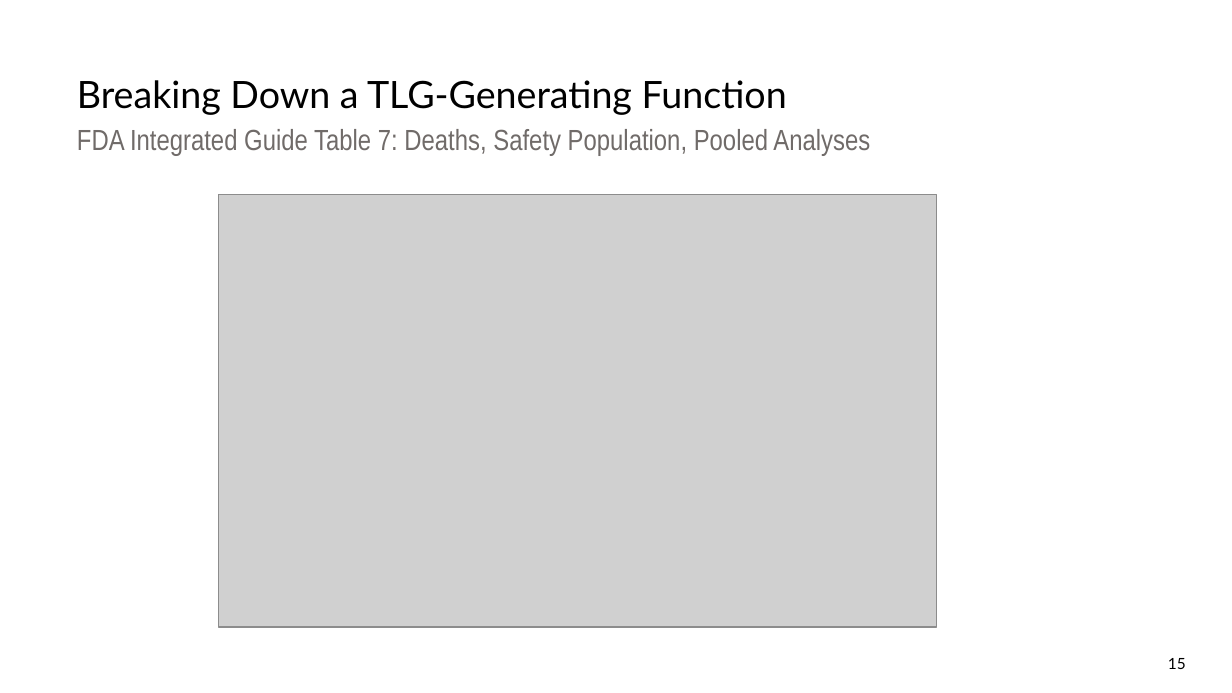
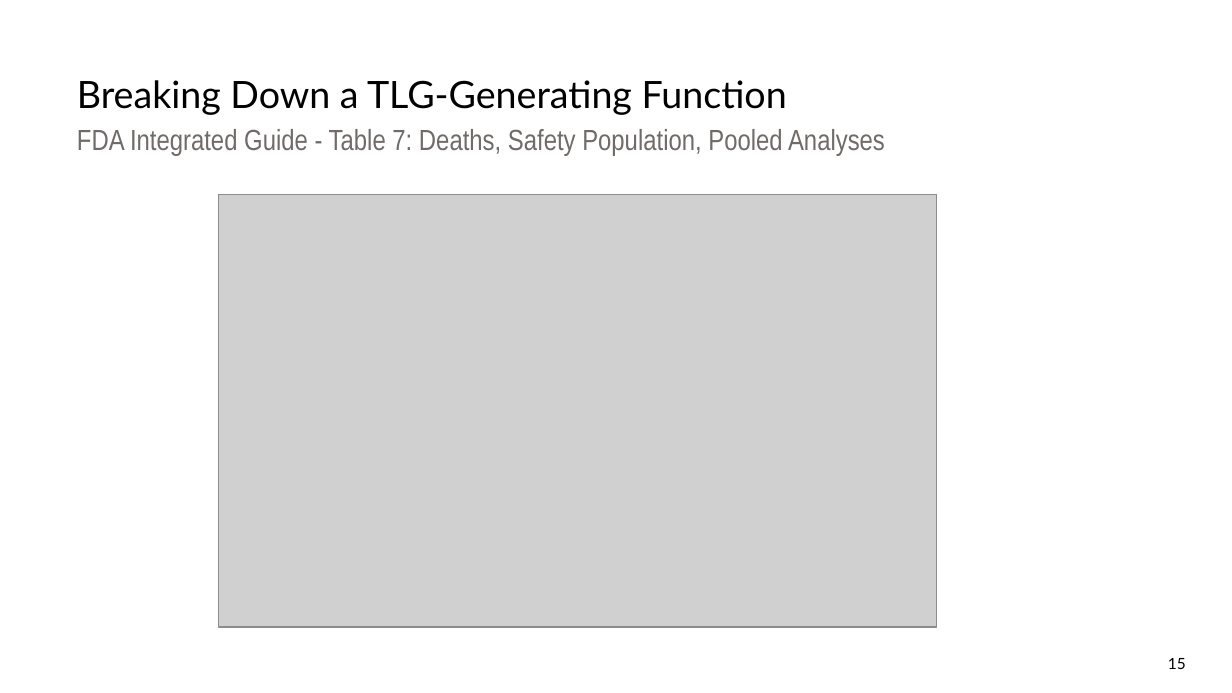
Before and after one commit to pharmaverse/cardinal, a slide deck: slide 15 of quarto/assets/resources/RinPharma_Workshop_2023.pptx. Drawn at 1232x693 pixels with LibreOffice and Linux fonts; fonts in the diff are those of the drawing; grey boxes stand for pictures. Boxes give left, top, right and bottom in pixels: in the first picture for what was removed or moved away, otherwise in the second. Text is boxed around its words. In the diff, an @@ line names an element or a change of style, - is before the commit and + after.

```diff
--- a/quarto/assets/resources/RinPharma_Workshop_2023.pptx
+++ b/quarto/assets/resources/RinPharma_Workshop_2023.pptx
@@ subtitle at [77, 129, 885, 156]: text changed @@
-FDA Integrated Guide Table 7: Deaths, Safety Population, Pooled Analyses
+FDA Integrated Guide - Table 7: Deaths, Safety Population, Pooled Analyses
```
Also in this commit, not shown: 28 other slides changed.
